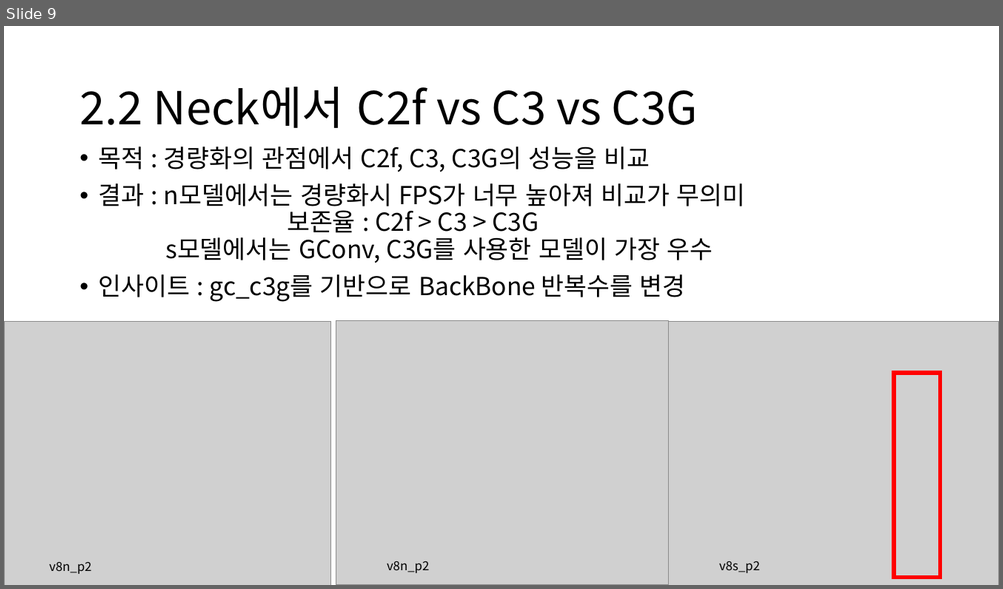
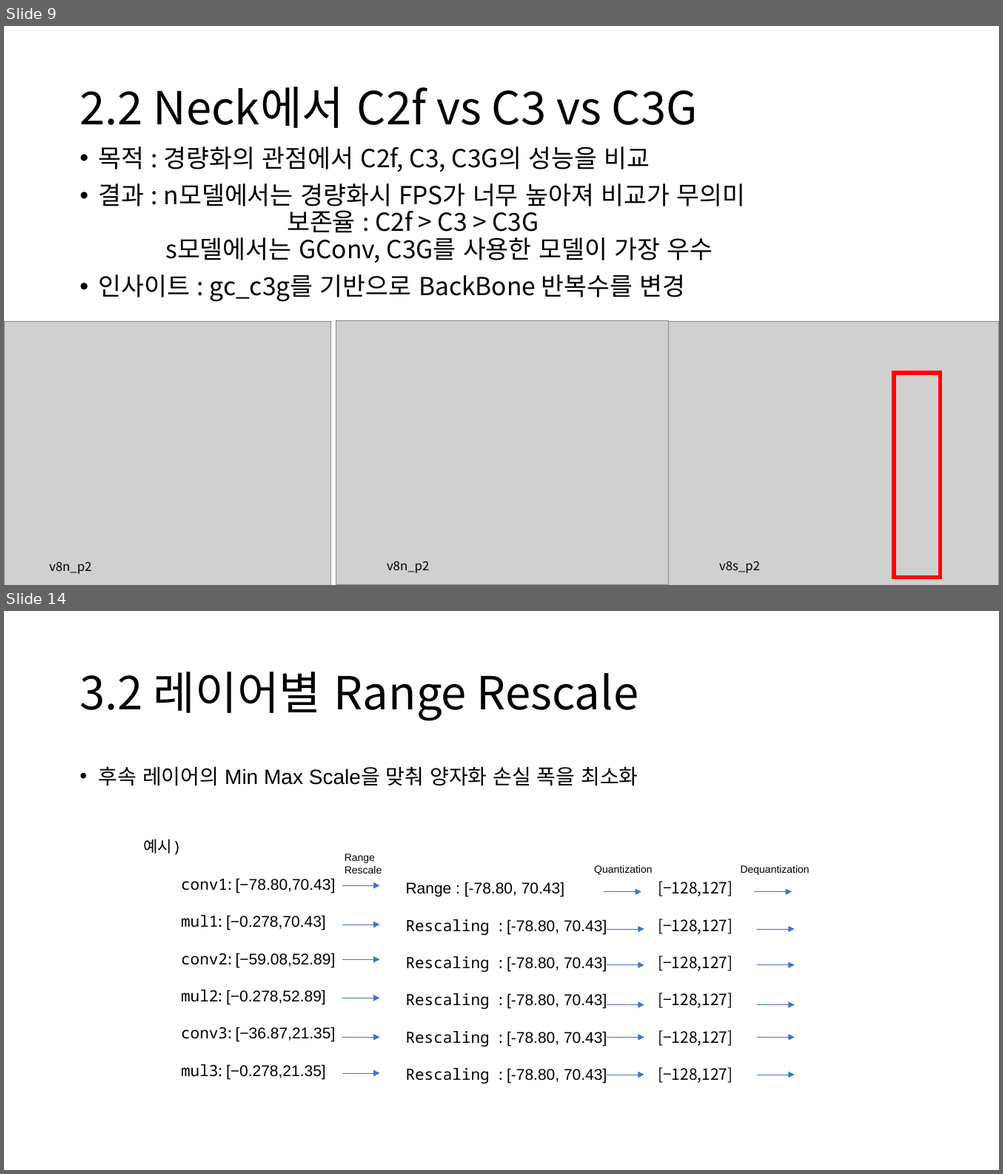
Before and after one commit to Lee-chan-hyeok/Nextchip_Autonomous_Driving_Contest, a slide deck: 11.25.pptx. Shown one above the other, each under a label of ours: slide 9 before the commit, slides 9 and 14 after it; the slides between them are not shown. The pictures are 1003x589 and 1003x1174 pixels, drawn with LibreOffice and Linux fonts; fonts in the diff are those of the drawing; grey boxes stand for pictures. Boxes give left, top, right and bottom in pixels: in the first picture for what was removed or moved away, otherwise in the second. Text is boxed around its words. In the diff, an @@ line names an element or a change of style, - is before the commit and + after.

```diff
--- a/11.25.pptx
+++ b/11.25.pptx
@@ slide 14 added at <box>4,611,999,1170</box>, background #FFFFFF @@
@@ title added at <box>79,672,638,721</box>, 44 pt, text #000000 @@
+3.2 레이어별 Range Rescale
@@ text added at <box>99,766,637,786</box>, 20 pt, text #000000 @@
+• 후속 레이어의 Min Max Scale을 맞춰 양자화 손실 폭을 최소화
@@ text added at <box>144,839,336,1079</box>, 15 pt, text #000000 @@
+예시)
+  conv1: [−78.80,70.43]
+  mul1: [−0.278,70.43]
+  conv2: [−59.08,52.89]
+  mul2: [−0.278,52.89]
+  conv3: [−36.87,21.35]
+  mul3: [−0.278,21.35]
@@ text added at <box>344,854,381,874</box>, 10 pt, text #000000 @@
+  Range Rescale
@@ text added at <box>594,866,652,875</box>, 10 pt, text #000000 @@
+  Quantization
@@ text added at <box>740,866,809,875</box>, 10 pt, text #000000 @@
+  Dequantization
@@ arrow added from (342, 886) to (380, 886), #4472C4 0.5 pt @@
@@ text added at <box>406,882,606,1084</box>, 15 pt, text #000000 @@
+  Range : [-78.80, 70.43]
+  Rescaling : [-78.80, 70.43]
+  Rescaling : [-78.80, 70.43]
+  Rescaling : [-78.80, 70.43]
+  Rescaling : [-78.80, 70.43]
+  Rescaling : [-78.80, 70.43]
@@ arrow added from (604, 892) to (641, 892), #4472C4 0.5 pt @@
@@ text added at <box>657,881,733,1083</box>, 15 pt, text #000000 @@
+  [−128,127]
+  [−128,127]
+  [−128,127]
+  [−128,127]
+  [−128,127]
+  [−128,127]
@@ arrow added from (754, 892) to (792, 892), #4472C4 0.5 pt @@
@@ arrow added from (342, 925) to (380, 925), #4472C4 0.5 pt @@
@@ arrow added from (606, 930) to (644, 930), #4472C4 0.5 pt @@
@@ arrow added from (757, 930) to (794, 930), #4472C4 0.5 pt @@
@@ arrow added from (342, 960) to (380, 960), #4472C4 0.5 pt @@
@@ arrow added from (606, 965) to (644, 965), #4472C4 0.5 pt @@
@@ arrow added from (757, 965) to (794, 965), #4472C4 0.5 pt @@
@@ arrow added from (342, 998) to (380, 998), #4472C4 0.5 pt @@
@@ arrow added from (606, 1005) to (644, 1005), #4472C4 0.5 pt @@
@@ arrow added from (757, 1005) to (794, 1005), #4472C4 0.5 pt @@
@@ arrow added from (342, 1038) to (380, 1038), #4472C4 0.5 pt @@
@@ arrow added from (606, 1038) to (644, 1038), #4472C4 0.5 pt @@
@@ arrow added from (757, 1038) to (794, 1038), #4472C4 0.5 pt @@
@@ arrow added from (342, 1073) to (380, 1073), #4472C4 0.5 pt @@
@@ arrow added from (606, 1075) to (644, 1075), #4472C4 0.5 pt @@
@@ arrow added from (757, 1075) to (794, 1075), #4472C4 0.5 pt @@
```
Also in this commit, not shown: 4 other slides added.
